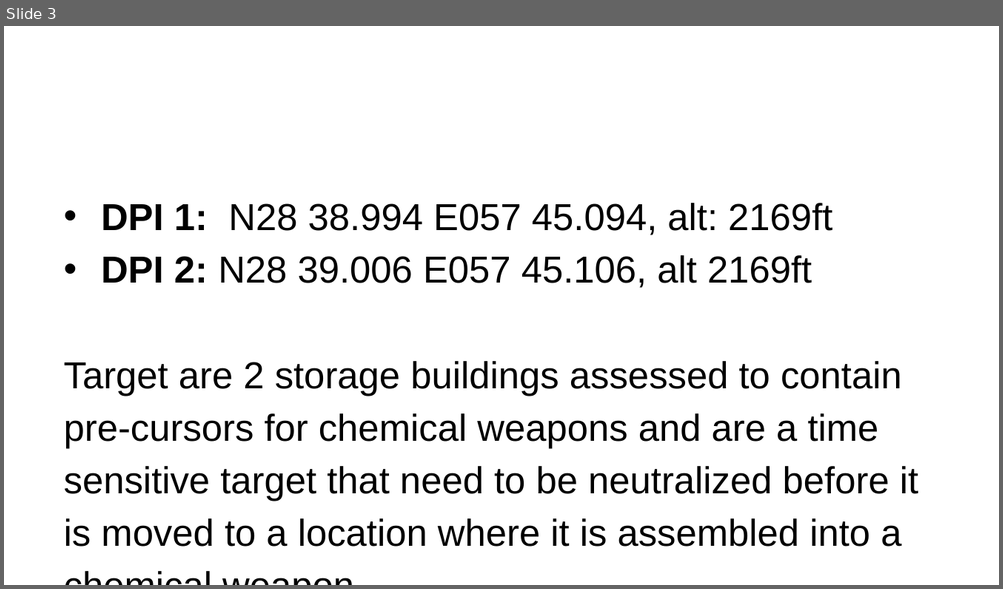
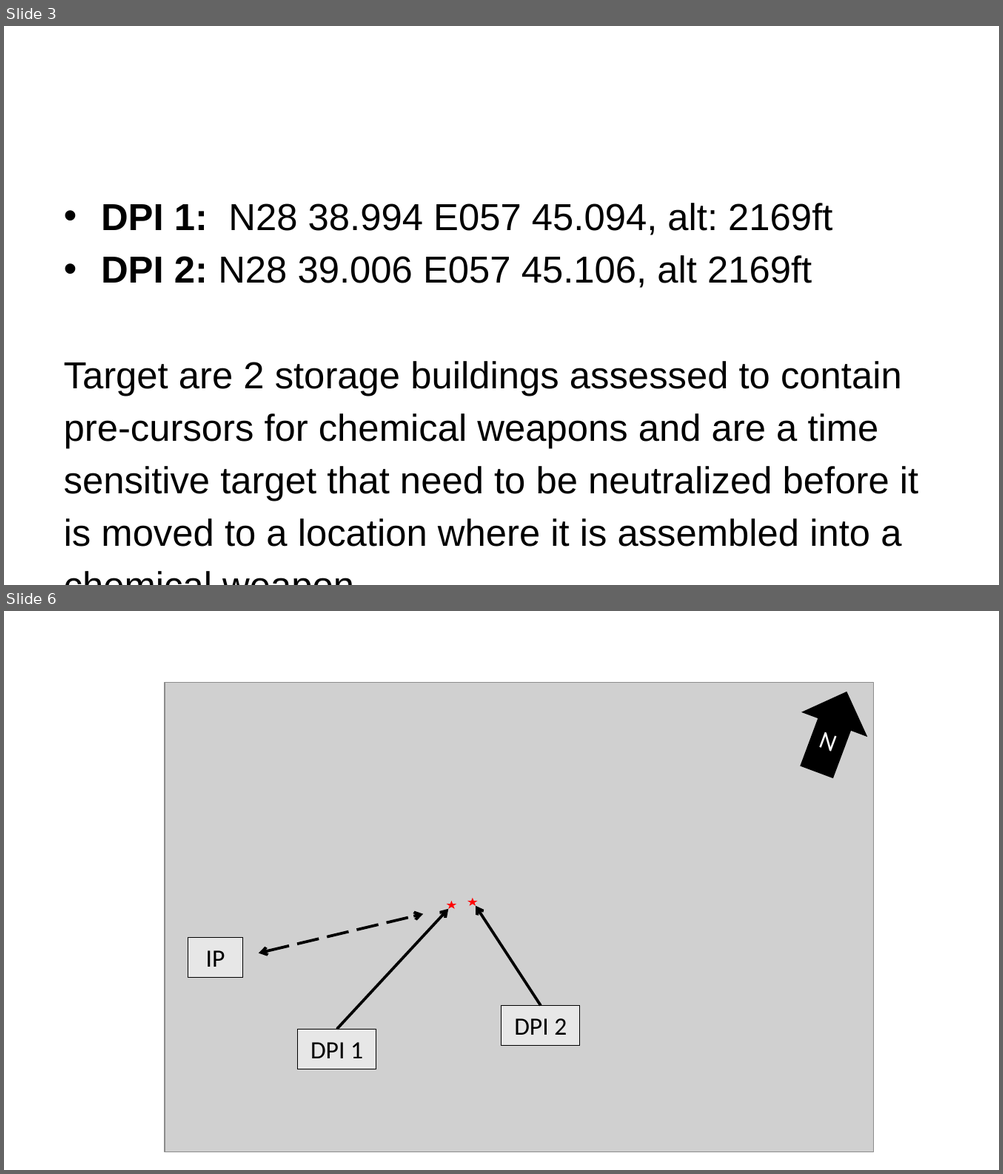
Before and after one commit to 132nd-vWing/OPUF-Brief, a slide deck: Docs/TARGET/OPUF OBJ HECTOR.pptx. Shown one above the other, each under a label of ours: slide 3 before the commit, slides 3 and 6 after it; the slides between them are not shown. The pictures are 1003x589 and 1003x1174 pixels, drawn with LibreOffice and Linux fonts; fonts in the diff are those of the drawing; grey boxes stand for pictures; background and template pictures are left out. Boxes give left, top, right and bottom in pixels: in the first picture for what was removed or moved away, otherwise in the second. Text is boxed around its words. In the diff, an @@ line names an element or a change of style, - is before the commit and + after.

```diff
--- a/Docs/TARGET/OPUF OBJ HECTOR.pptx
+++ b/Docs/TARGET/OPUF OBJ HECTOR.pptx
@@ slide 6 added at (4,611,999,1170), background #FFFFFF @@
@@ picture added at (164,683,874,1152) @@
@@ right arrow added at (784,679,880,785), fill #000000, 18 pt, text #FFFFFF @@
+N
@@ star added at (467,897,478,906), fill #FF0000 @@
@@ double arrow added from (259, 953) to (423, 914), #000000 2 pt dashed @@
@@ arrow added from (337, 1030) to (449, 909), #000000 2 pt @@
@@ star added at (447,900,457,908), fill #FF0000 @@
@@ arrow added from (540, 1006) to (475, 906), #000000 2 pt @@
@@ rectangle added at (188,937,243,977), fill #FFFFFF at 50% opacity, outline #000000 0.75 pt, 18 pt, text #000000 @@
+IP
@@ rectangle added at (501,1006,580,1045), fill #FFFFFF at 50% opacity, outline #000000 0.75 pt, 18 pt, text #000000 @@
+DPI 2
@@ rectangle added at (297,1030,376,1070), fill #FFFFFF at 50% opacity, outline #000000 0.75 pt, 18 pt, text #000000 @@
+DPI 1
```
Also in this commit, not shown: 2 slides changed, 6 other files.
